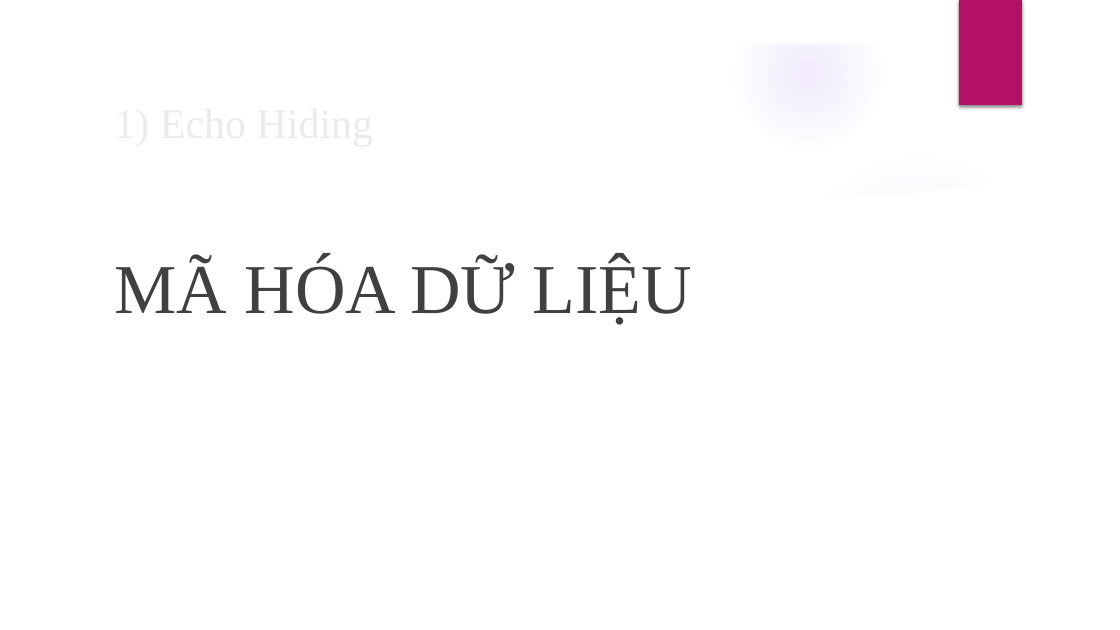
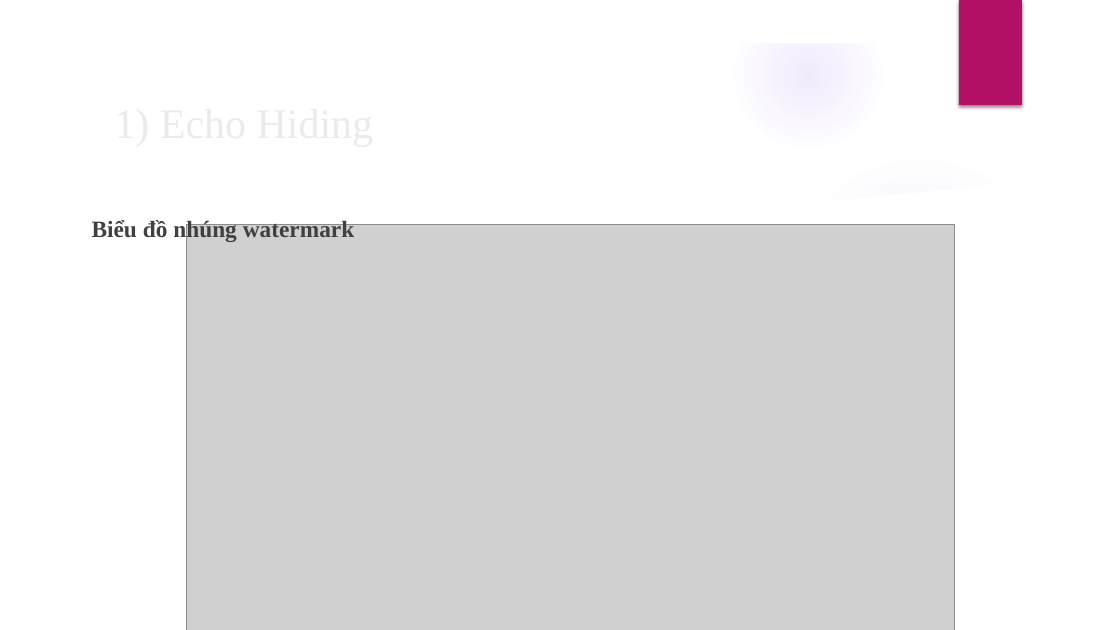
Before and after one commit to TruongThanhNam97/angular-audio, a slide deck: slide 18 of document/BC-LVTN.pptx. Drawn at 1120x630 pixels with LibreOffice and Linux fonts; fonts in the diff are those of the drawing; grey boxes stand for pictures; background and template pictures are left out. Boxes give left, top, right and bottom in pixels: in the first picture for what was removed or moved away, otherwise in the second. Text is boxed around its words. In the diff, an @@ line names an element or a change of style, - is before the commit and + after.

```diff
--- a/document/BC-LVTN.pptx
+++ b/document/BC-LVTN.pptx
@@ text at bbox=[92, 218, 355, 242]: text changed; size 60 to 20 pt; bold on @@
-MÃ HÓA DỮ LIỆU
+Biểu đồ nhúng watermark
@@ picture added at bbox=[187, 225, 955, 630] @@
```
Also in this commit, not shown: 1 other file.
